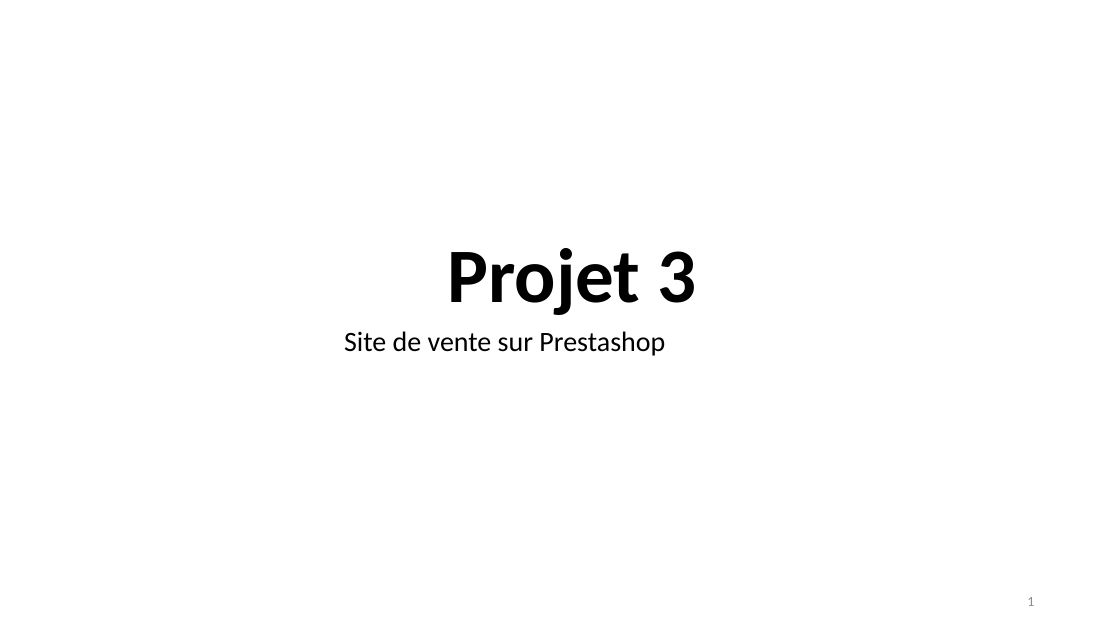
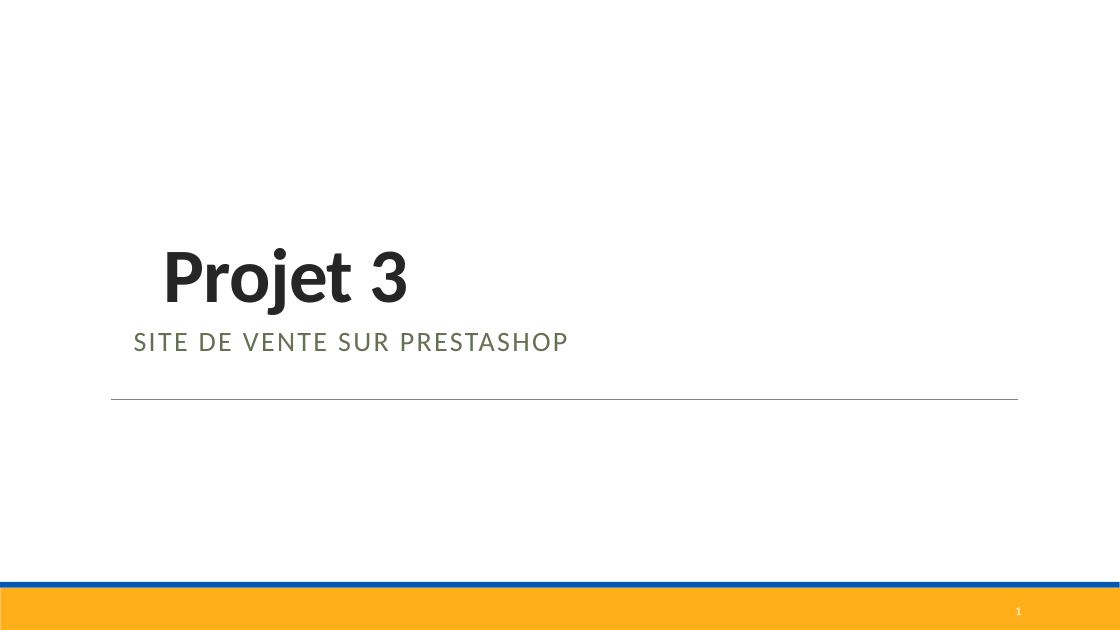
Before and after one commit to corentinBER/Projet-3, a slide deck: slide 1 of Projet3.pptx. Drawn at 1120x630 pixels with LibreOffice and Linux fonts; fonts in the diff are those of the drawing. Boxes give left, top, right and bottom in pixels: in the first picture for what was removed or moved away, otherwise in the second. Text is boxed around its words. In the diff, an @@ line names an element or a change of style, - is before the commit and + after.

```diff
--- a/Projet3.pptx
+++ b/Projet3.pptx
@@ title "Projet 3" at bbox=[163, 248, 409, 315]: text colour #000000 to #262626, letter spacing 0 to -0.5 pt; alignment centre to left; line spacing 0.9 to 0.85 @@
@@ subtitle at bbox=[134, 333, 568, 351]: text changed; text colour #000000 to #637052 @@
-Site de vente sur Prestashop
+SITE DE VENTE SUR PRESTASHOP
@@ line added from (111, 399) to (1018, 399), #808080 0.5 pt @@
@@ rectangle added at bbox=[0, 588, 1120, 630], fill #FFAF19 @@
@@ rectangle added at bbox=[0, 582, 1120, 588], fill #0457B2 @@
@@ page number: place and size @@
-page number at bbox=[1027, 597, 1034, 606]
+page number at bbox=[1015, 607, 1021, 615]
@@ page number at bbox=[1015, 607, 1021, 615]: size 12 to 10.5 pt, text colour #8C8C8C to #FFFFFF @@
```
Also in this commit, not shown: 8 other slides changed, 9 slides added.
